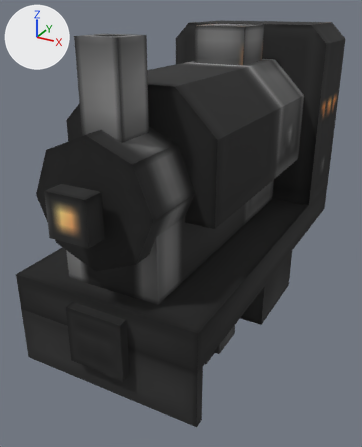
Before and after pictures for a commit that changed the OBJ model src/main/resources/assets/transport/models/item/steam_locomotive.obj.
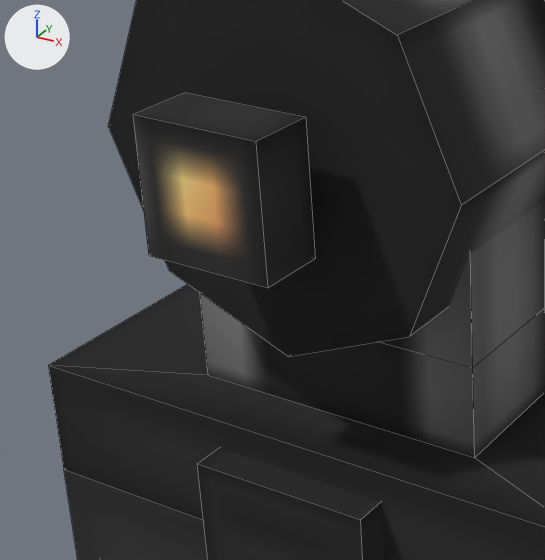
Each version is shown whole from a camera (50 mm lens) standing at (1.557, -3.122, 2.144) and looking at (-0.056, -0.191, 0.678), then close up on the part from 0% to 50% of the width and 34% to 76% of the height. Arrows for +X, +Y and +Z are at upper left; the lights stay in place. The close-ups show mesh edges as thin lines. Where no turn or scale is listed for an object, it has been applied to the vertices. Vertices at the same position are counted once.

In view in the first close-up: 'Cube.000_Cube.004'.
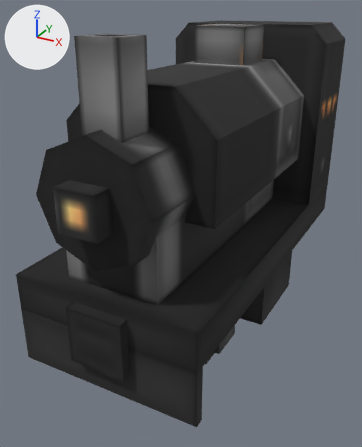
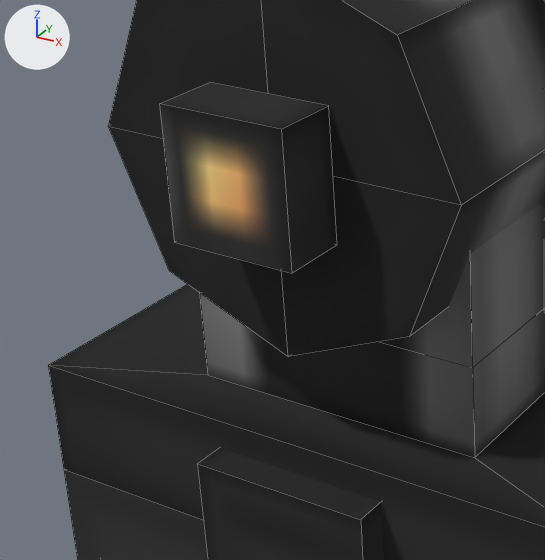
Commit message: Fix models for Steam Vehicles

Pixel boxes (x1, y1, x2, y2) of what changed, in the close-ups (545 x 560 px; the box of a moved part takes in the faces that stretch with it):
part 1 of me_cube_000_cube_004, moved or reshaped
    before: (133, 93, 315, 288)
    after: (159, 82, 337, 273)
part 2 of me_cube_000_cube_004, built on
    both: (108, 0, 461, 357)

The change, as a diff of the scene's bpy script:
```diff
--- a/src/main/resources/assets/transport/models/item/steam_locomotive.obj.py
+++ b/src/main/resources/assets/transport/models/item/steam_locomotive.obj.py
@@ me_cube_000_cube_004 @@
 # used by ob_cube_000_cube_004; location = (0.0, 0.0, 0.0)
 # verts and faces of me_cube_000_cube_004; kept vertices keep their numbers, new ones are numbered from 234
 # before: 100 (0.0, -1.25, 0.81) at pixel (288, 356), 101 (-0.27, -1.25, 0.92) at pixel (169, 270), 102 (-0.38, -1.25, 1.19) at pixel (108, 126), 103 (-0.27, -1.25, 1.45), 104 (0.0, -1.25, 1.56)
 # before: 105 (0.27, -1.25, 1.45) at pixel (397, 35), 106 (0.38, -1.25, 1.19) at pixel (461, 205), 107 (0.27, -1.25, 0.92) at pixel (409, 336)
-me_cube_000_cube_004.from_pydata(...)  # 234 vertices, 175 faces, 2 loose edges; spans x -0.62..0.62, y -1.44..1.44, z 0.0..2.0
+me_cube_000_cube_004.from_pydata(...)  # 235 vertices, 178 faces; spans x -0.62..0.62, y -1.37..1.44, z 0.0..2.0
+# me_cube_000_cube_004 part 1: the loose piece of 8 vertices spanning x -0.12..0.12, y -1.44..-1.31, z 1.06..1.31 is moved by (0.0, 0.06, 0.0)
+# me_cube_000_cube_004 part 2
+delete_faces([(100, 107, 106, 105, 104, 103, 102, 101)])
+verts[234] = (0.0, -1.25, 1.19)
+faces += [(104, 234, 106, 105), (102, 234, 104, 103), (100, 234, 102, 101), (100, 107, 106, 234)]
 me_cube_000_cube_004.materials.append(mat_train)
```
